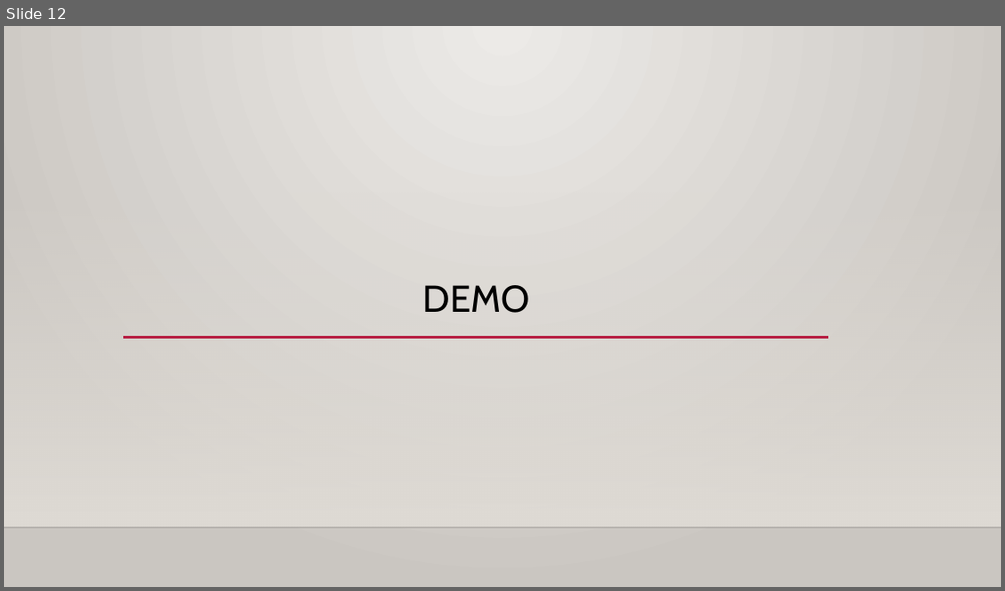
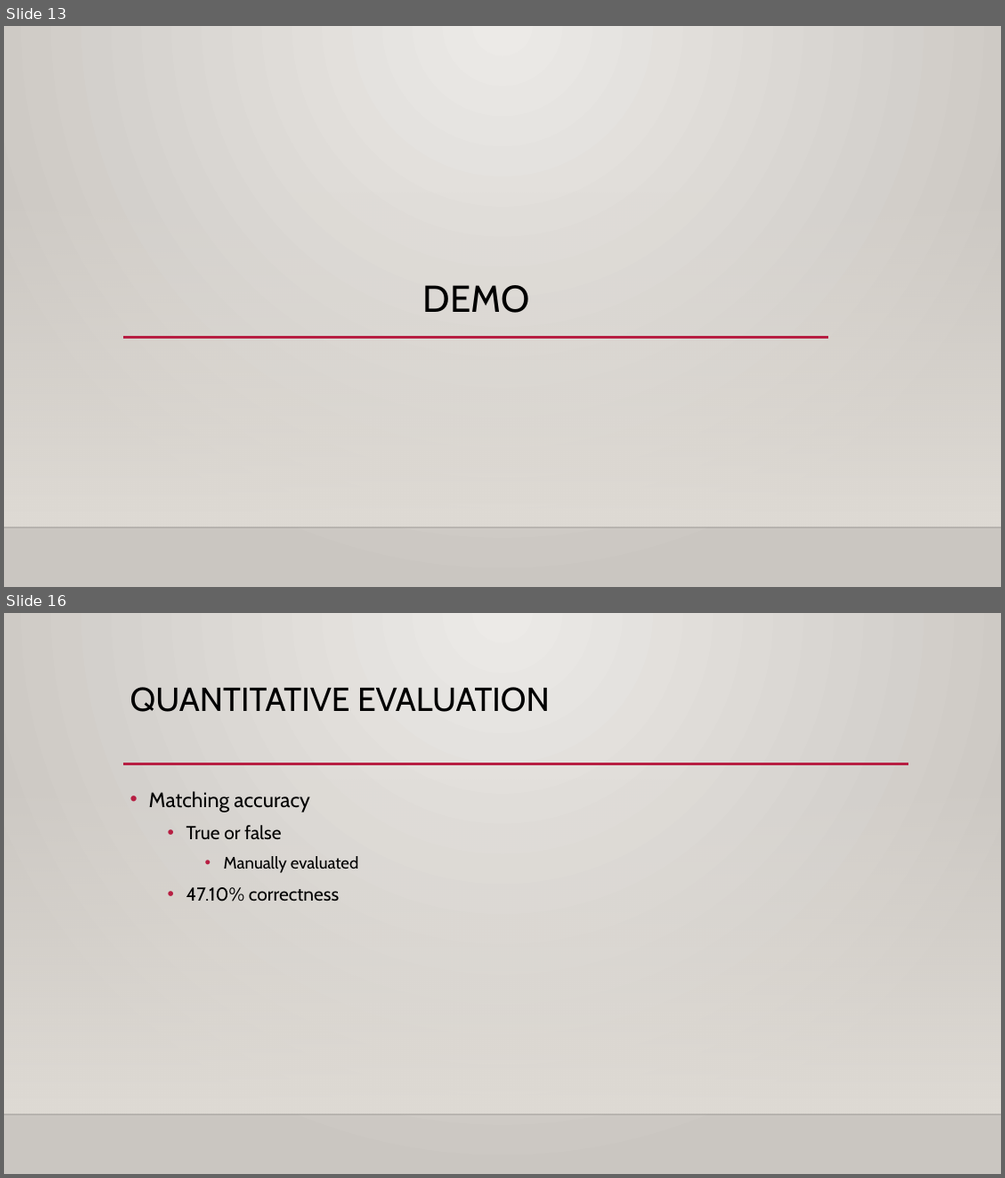
Before and after one commit to timothythiecke/ComputerVisieProject, a slide deck: Presentation/presentation.pptx. Shown one above the other, each under a label of ours: slide 12 before the commit, slides 13 and 16 after it; the slides between them are not shown. The pictures are 1005x591 and 1005x1178 pixels, drawn with LibreOffice and Linux fonts; fonts in the diff are those of the drawing; background and template pictures are left out. Boxes give left, top, right and bottom in pixels: in the first picture for what was removed or moved away, otherwise in the second. Text is boxed around its words. In the diff, an @@ line names an element or a change of style, - is before the commit and + after.

```diff
--- a/Presentation/presentation.pptx
+++ b/Presentation/presentation.pptx
@@ slide 16 added at [4, 613, 1001, 1174], background gradient #ECEAE7 to #CAC7C1; not listed: 2 template elements that a slide beside it also shows @@
@@ title added at [130, 687, 550, 712], 32 pt, text #000000 @@
+QUANTITATIVE EVALUATION
@@ line added from (123, 764) to (909, 764), #B71E42 2.5 pt @@
@@ text added at [149, 791, 358, 901], 18 pt, text #000000 @@
+• Matching accuracy
+  • True or false
+    • Manually evaluated
+  • 47.10% correctness
@@ what was slide 12 is now slide 13 @@
```
Also in this commit, not shown: 4 slides changed, 10 other slides added, 6 slides removed.
